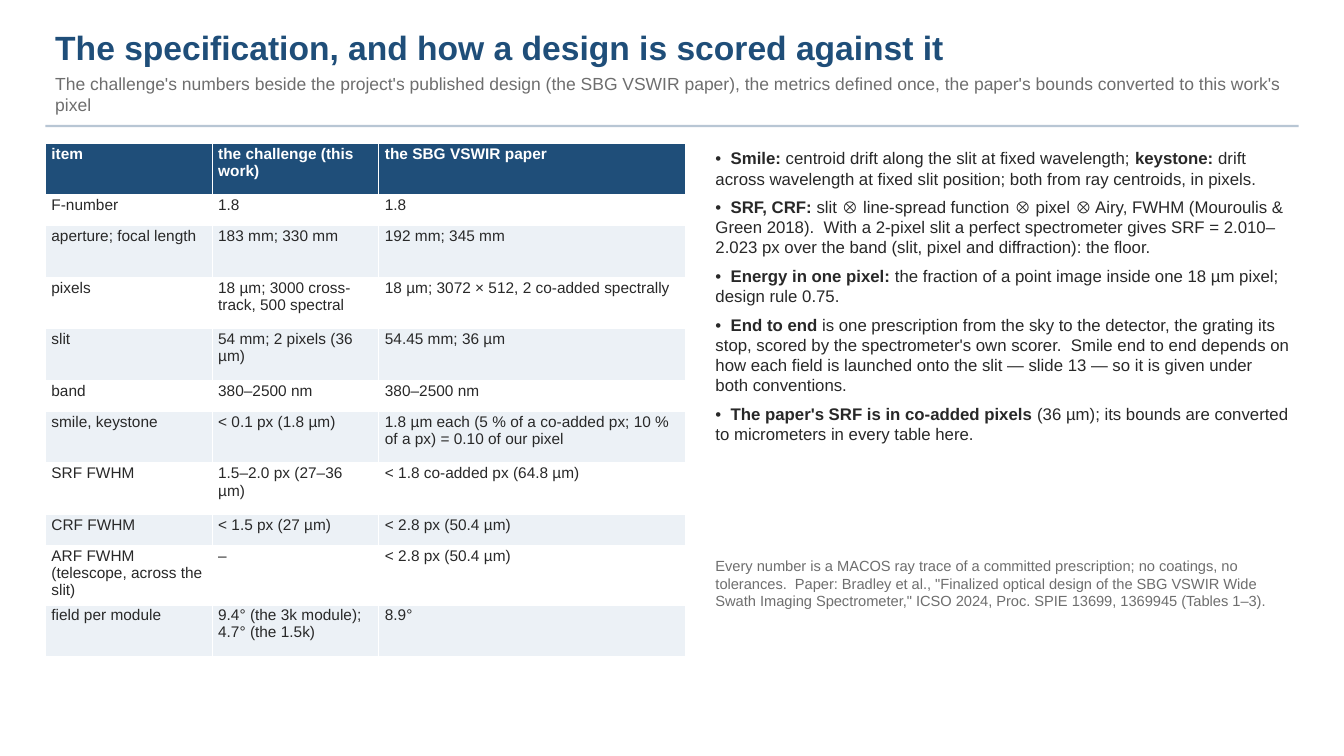
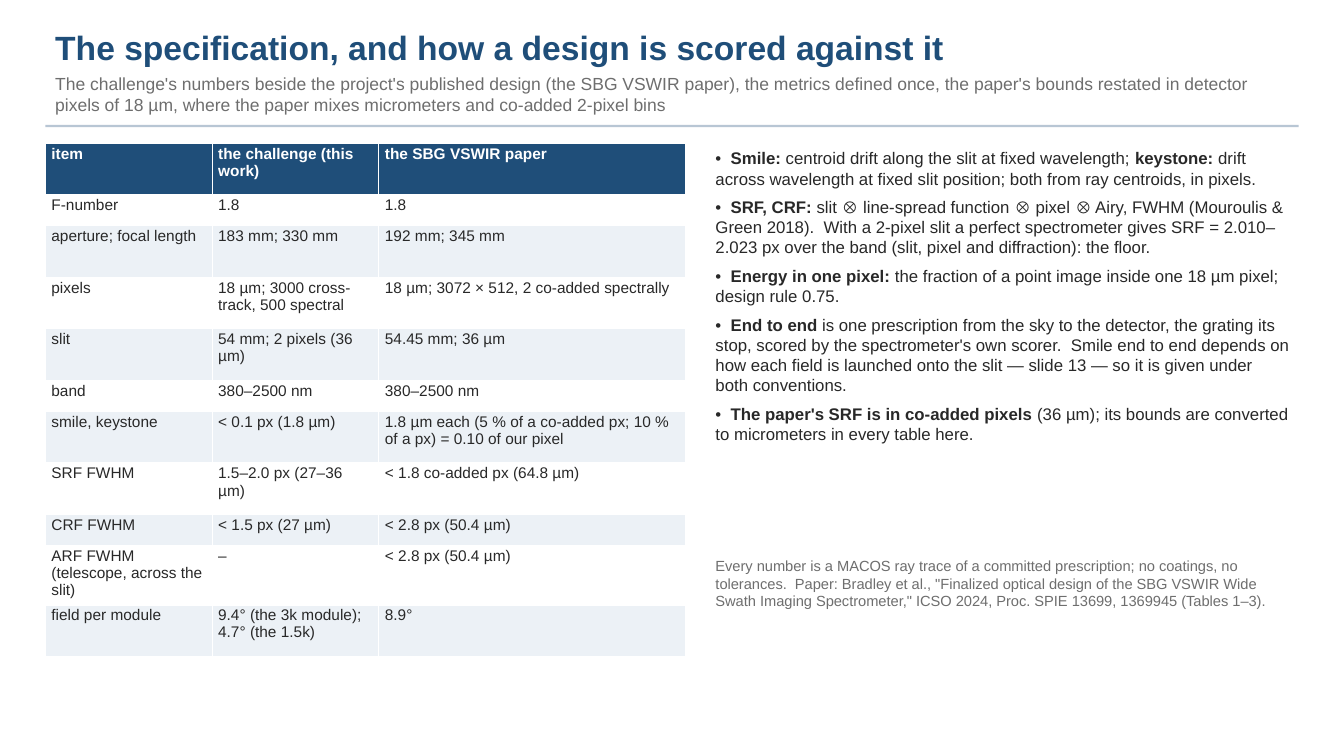
Before and after one commit to nasa-jpl/macos, a slide deck: slide 3 of demo_session/deck_dyson_3k.pptx. Drawn at 1344x756 pixels with LibreOffice and Linux fonts; fonts in the diff are those of the drawing. Boxes give left, top, right and bottom in pixels: in the first picture for what was removed or moved away, otherwise in the second. Text is boxed around its words. In the diff, an @@ line names an element or a change of style, - is before the commit and + after.

```diff
--- a/demo_session/deck_dyson_3k.pptx
+++ b/demo_session/deck_dyson_3k.pptx
@@ text at (55,77,1247,115): text changed @@
-The challenge's numbers beside the project's published design (the SBG VSWIR paper), the metrics defined once, the paper's bounds converted to this work's pixel
+The challenge's numbers beside the project's published design (the SBG VSWIR paper), the metrics defined once, the paper's bounds restated in detector pixels of 18 µm, where the paper mixes micrometers and co-added 2-pixel bins
```
Also in this commit, not shown: 1 other file.
